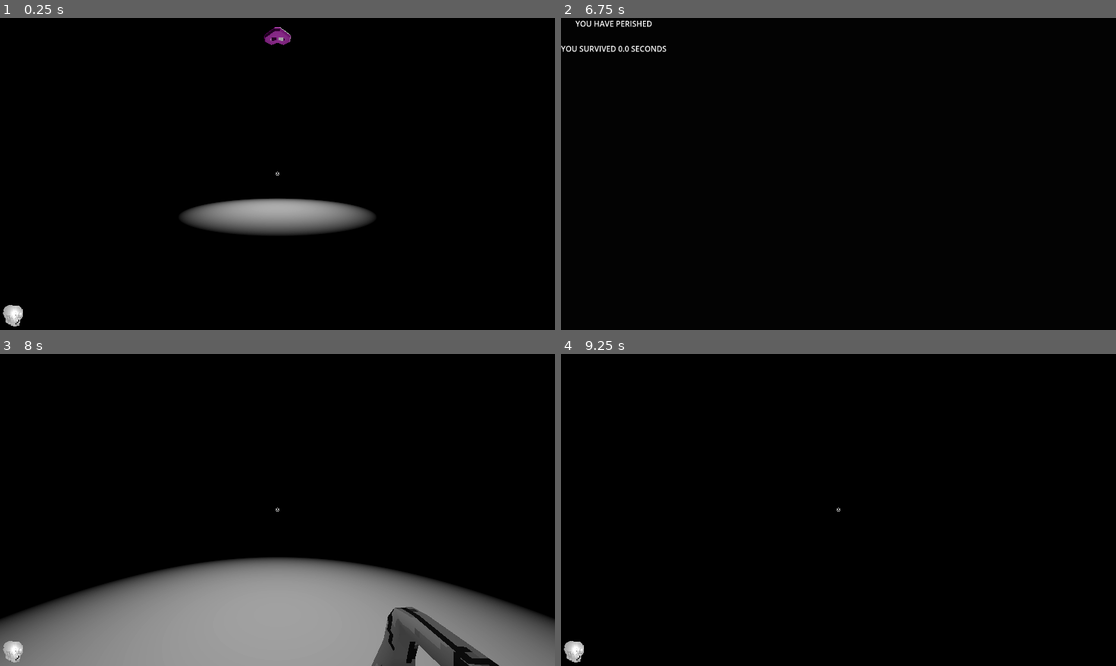
Above: before the commit, frames 1-4 (two rows, left to right).
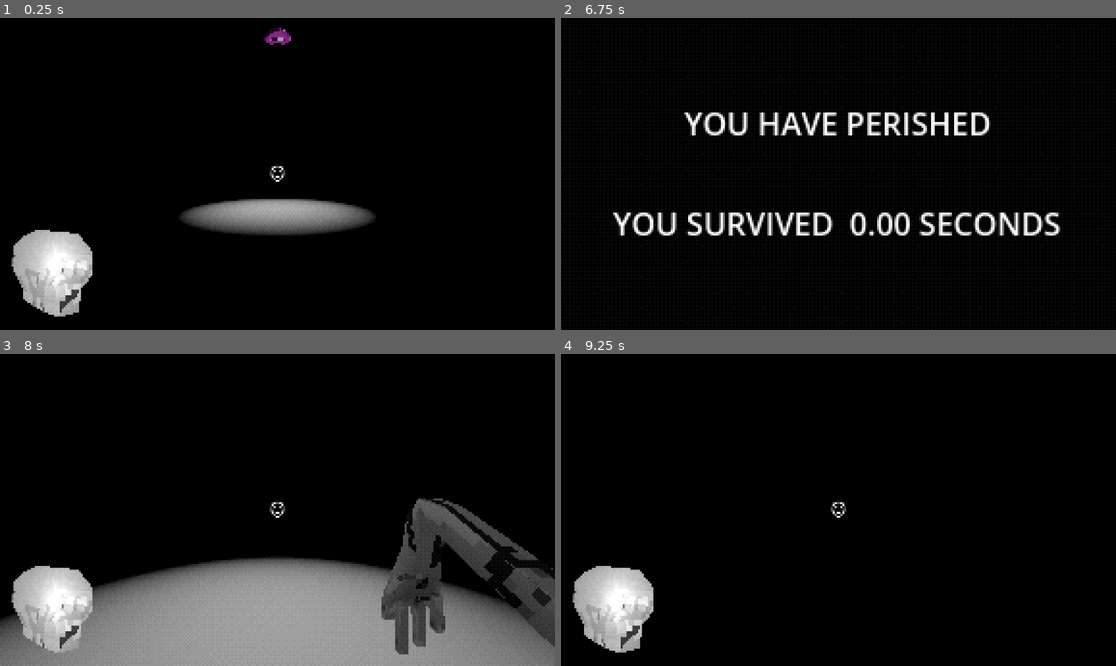
Above: after the commit, the same moments.

Repository: NykolaR/GGJ2026
Game: Godot game, scene res://scenes/debug/retro.tscn
Two runs of this game, one before a commit and one after it. Both use one fixed random seed, a clock stepped at 60 frames per second and the inputs below. Before the commit the project starts from res://scenes/debug/debug.tscn.
Inputs (mouse positions are in pixels of both pictures, inside the frame that each line leads up to):
- Up to frame 1 (0.25 s): no input
- Up to frame 2 (6.75 s): tap Enter (ui_accept) at 0.5, 0.77, 0.8, 1.07, 1.35, 1.52, 1.82, 2, 2.3, 2.75, 3.02, 3.32, 3.5, 3.77, 3.8, 4.07, 4.25, 4.35, 4.52, 4.82, 5, 5.3, 6.02, 6.32 s; move the mouse to (866, 174) at 0.52 s; hold Space (action) 0.53-1.28 s; hold W (move_up) 0.53-5.78 s; move the mouse to (810, 174) at 1.27 s; tap Space (action) every 1.5 s from 1.55 to 6.05 s; move the mouse to (849, 167) at 2.02 s; hold Space (action) 2.03-2.78 s; move the mouse to (832, 180) at 2.77 s; click (832, 180) at 2.85 s; move the mouse to (877, 177) at 3.52 s; hold Space (action) 3.53-4.28 s; move the mouse to (794, 170) at 4.27 s; move the mouse to (844, 174) at 5.02 s; hold Space (action) 5.03-5.78 s; move the mouse to (816, 167) at 5.77 s; hold D (move_right) 5.78-6.53 s; click (816, 167) at 5.85 s; move the mouse to (866, 174) at 6.52 s; hold W (move_up) from 6.53 s (still down); hold Space (action) from 6.53 s (still down)
- Up to frame 3 (8 s): keep holding W (move_up); tap Enter (ui_accept) at 6.77, 6.8, 7.07, 7.35, 7.52, 7.82 s; move the mouse to (249, 510) at 7.27 s; release Space (action) at 7.28 s; tap Space (action) at 7.55 s
- Up to frame 4 (9.25 s): move the mouse to (849, 503) at 8.02 s; hold Space (action) 8.03-8.78 s; tap Enter (ui_accept) at 8.3, 9.02 s; move the mouse to (832, 516) at 8.77 s; release W (move_up) at 8.78 s; hold A (move_left) from 8.78 s (still down); click (832, 516) at 8.85 s; tap Space (action) at 9.05 s

The runs differ from the first frame. In frame 1, 3.5% of the frame differs, in the area x 0-66%, y 2-99%; in frame 2, 5.6%; in frame 3, 11%, in the area x 0-100%, y 46-100%; in frame 4, 3.4%.

Commit message:
all things

Diff:
--- a/ggj-2026/project.godot
+++ b/ggj-2026/project.godot
@@ -12,9 +12,13 @@
 
 config/name="ggj2026"
 config/tags=PackedStringArray("jam", "team")
-run/main_scene="uid://bqj60x1nsw1w0"
+run/main_scene="uid://bakba34bumln3"
 config/features=PackedStringArray("4.6", "Mobile")
 config/icon="res://icon.svg"
+
+[audio]
+
+buses/default_bus_layout="uid://brkwp064felre"
 
 [autoload]
 
--- a/ggj-2026/scenes/enemy/chasing_enemy/chasing_enemy.tscn
+++ b/ggj-2026/scenes/enemy/chasing_enemy/chasing_enemy.tscn
@@ -4,7 +4,7 @@
 [ext_resource type="Script" uid="uid://bu5j2nxm3u2i6" path="res://scenes/enemy/chasing_enemy/chasing_enemy.gd" id="2_6qxeq"]
 
 [sub_resource type="SphereShape3D" id="SphereShape3D_6qxeq"]
-radius = 0.2
+radius = 0.3
 
 [sub_resource type="QuadMesh" id="QuadMesh_6qxeq"]
 size = Vector2(3, 3)
@@ -24,6 +24,7 @@
 
 [sub_resource type="StandardMaterial3D" id="StandardMaterial3D_40gsk"]
 transparency = 1
+cull_mode = 2
 shading_mode = 2
 albedo_color = Color(5.912981, 0.63325053, 0, 1)
 albedo_texture = SubResource("GradientTexture2D_1e33p")
@@ -32,6 +33,7 @@
 
 [sub_resource type="StandardMaterial3D" id="StandardMaterial3D_rbih0"]
 transparency = 1
+cull_mode = 2
 shading_mode = 2
 albedo_color = Color(5.912981, 0.63325053, 0, 1)
 albedo_texture = SubResource("GradientTexture2D_1e33p")
--- a/ggj-2026/scenes/game_manager.gd
+++ b/ggj-2026/scenes/game_manager.gd
@@ -23,5 +23,6 @@
 	$AudioStreamPlayer.play()
 	set_physics_process(false)
 	$GameOver.text = "YOU HAVE PERISHED\n\n"
-	$GameOver.text += "YOU SURVIVED " + str(survived_frames / 60.0) + " SECONDS"
+	var ns: String = "%5.2f" % (survived_frames / 60.0)
+	$GameOver.text += "YOU SURVIVED " + ns + " SECONDS"
 	set_process_input(true)
--- a/ggj-2026/scenes/game_manager.tscn
+++ b/ggj-2026/scenes/game_manager.tscn
@@ -7,8 +7,11 @@
 script = ExtResource("1_hwd4i")
 
 [node name="GameOver" type="Label" parent="." unique_id=1399074919]
-offset_right = 40.0
-offset_bottom = 23.0
+anchors_preset = 15
+anchor_right = 1.0
+anchor_bottom = 1.0
+grow_horizontal = 2
+grow_vertical = 2
 horizontal_alignment = 1
 vertical_alignment = 1
 
--- a/ggj-2026/scenes/player/player.gd
+++ b/ggj-2026/scenes/player/player.gd
@@ -33,14 +33,15 @@
 	Helper.player = $RotY
 	set_gun(Helper.GUNS.NONE)
 
+
 func _physics_process(delta: float) -> void:
 	# Add the gravity.
 	if not is_on_floor():
 		velocity += get_gravity() * delta
 
 	# Handle jump.
-	#if Input.is_action_just_pressed("ui_accept") and is_on_floor():
-	#	velocity.y = JUMP_VELOCITY
+	if Input.is_action_just_pressed("action") and is_on_floor():
+		velocity.y = JUMP_VELOCITY
 
 	# Get the input direction and handle the movement/deceleration.
 	# As good practice, you should replace UI actions with custom gameplay actions.
--- a/ggj-2026/scenes/player/weapons/bullet.gd
+++ b/ggj-2026/scenes/player/weapons/bullet.gd
@@ -9,7 +9,7 @@
 @export var bullet_range: float = 10.0
 
 @onready var visual: Node3D = $Visual as Node3D
-
+var f1: bool = true
 
 func _ready() -> void:
 	target_position = Vector3(0, 0, -bullet_range)
@@ -20,6 +20,9 @@
 
 
 func _physics_process(_delta: float) -> void:
+	if f1:
+		f1 = false
+		return
 	force_raycast_update()
 	visual.scale.z = bullet_range
 	if is_colliding():
--- a/ggj-2026/scenes/player/weapons/bullet.tscn
+++ b/ggj-2026/scenes/player/weapons/bullet.tscn
@@ -15,9 +15,11 @@
 visible = false
 target_position = Vector3(0, 0, -1)
 collision_mask = 5
+hit_from_inside = true
 collide_with_areas = true
-debug_shape_thickness = 1
+debug_shape_thickness = 4
 script = ExtResource("1_fvo7p")
+spread = 0.0
 bullet_range = 30.0
 
 [node name="Visual" type="Node3D" parent="." unique_id=636993632]
Binary file changed: ggj-2026/assets/models/hand.bin
Not shown, changed: ggj-2026/assets/models/hand.gltf
Not shown, changed: blends/hand.blend
Not shown, added: blends/hand.blend1
